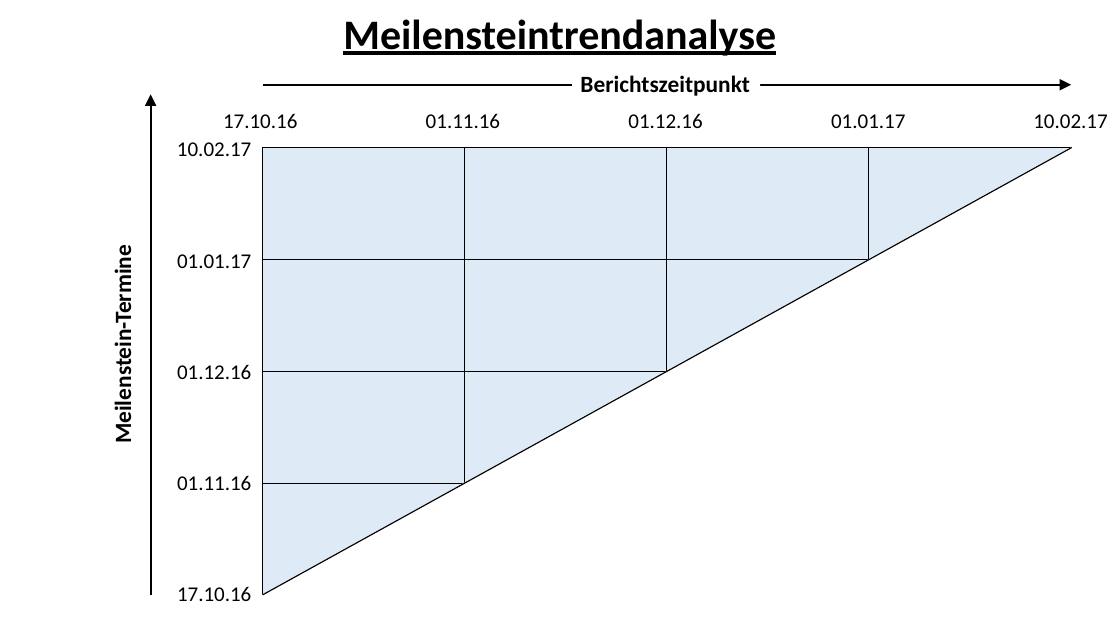
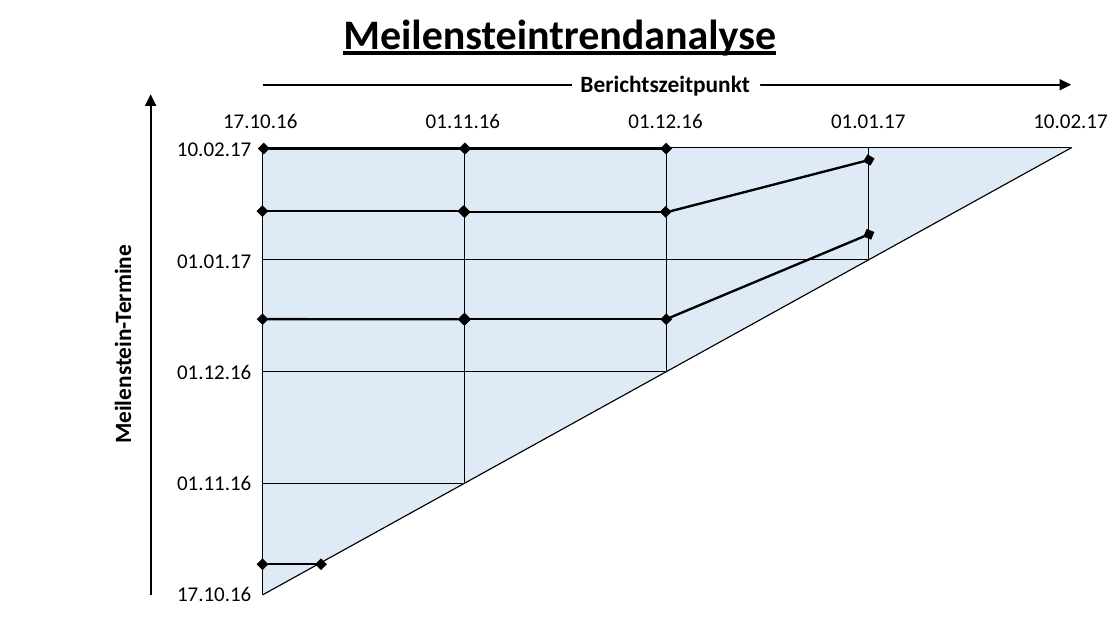
Before and after one commit to kai-so/T3_Projektmanagement, a slide deck: slide 1 of Meilensteintrendanalyse.pptx. Drawn at 1120x630 pixels with LibreOffice and Linux fonts; fonts in the diff are those of the drawing. Boxes give left, top, right and bottom in pixels: in the first picture for what was removed or moved away, otherwise in the second. Text is boxed around its words. In the diff, an @@ line names an element or a change of style, - is before the commit and + after.

```diff
--- a/Meilensteintrendanalyse.pptx
+++ b/Meilensteintrendanalyse.pptx
@@ double arrow added from (264, 149) to (465, 149), #000000 2 pt @@
@@ double arrow added from (465, 149) to (666, 149), #000000 2 pt @@
@@ arrow added from (668, 212) to (869, 160), #000000 2 pt @@
@@ double arrow added from (262, 211) to (464, 211), #000000 2 pt @@
@@ double arrow added from (465, 212) to (666, 212), #000000 2 pt @@
@@ arrow added from (666, 319) to (869, 234), #000000 2 pt @@
@@ double arrow added from (263, 319) to (464, 319), #000000 2 pt @@
@@ double arrow added from (465, 319) to (666, 319), #000000 2 pt @@
@@ double arrow added from (263, 565) to (321, 565), #000000 2 pt @@
```
Also in this commit, not shown: 1 other file.
